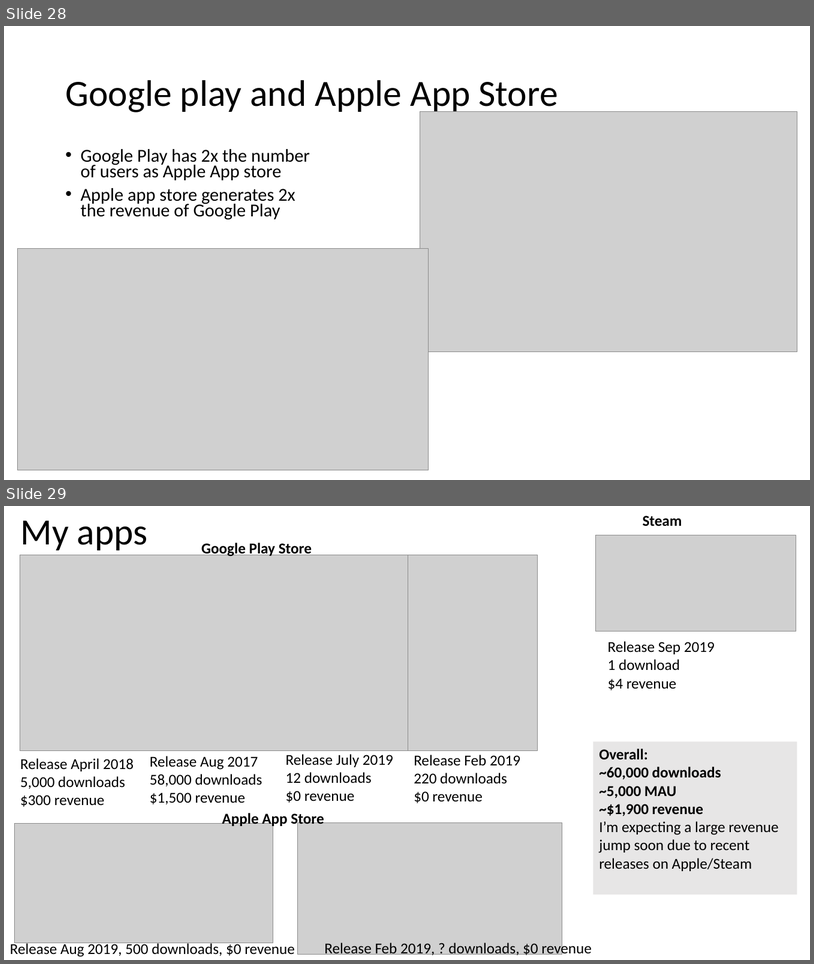
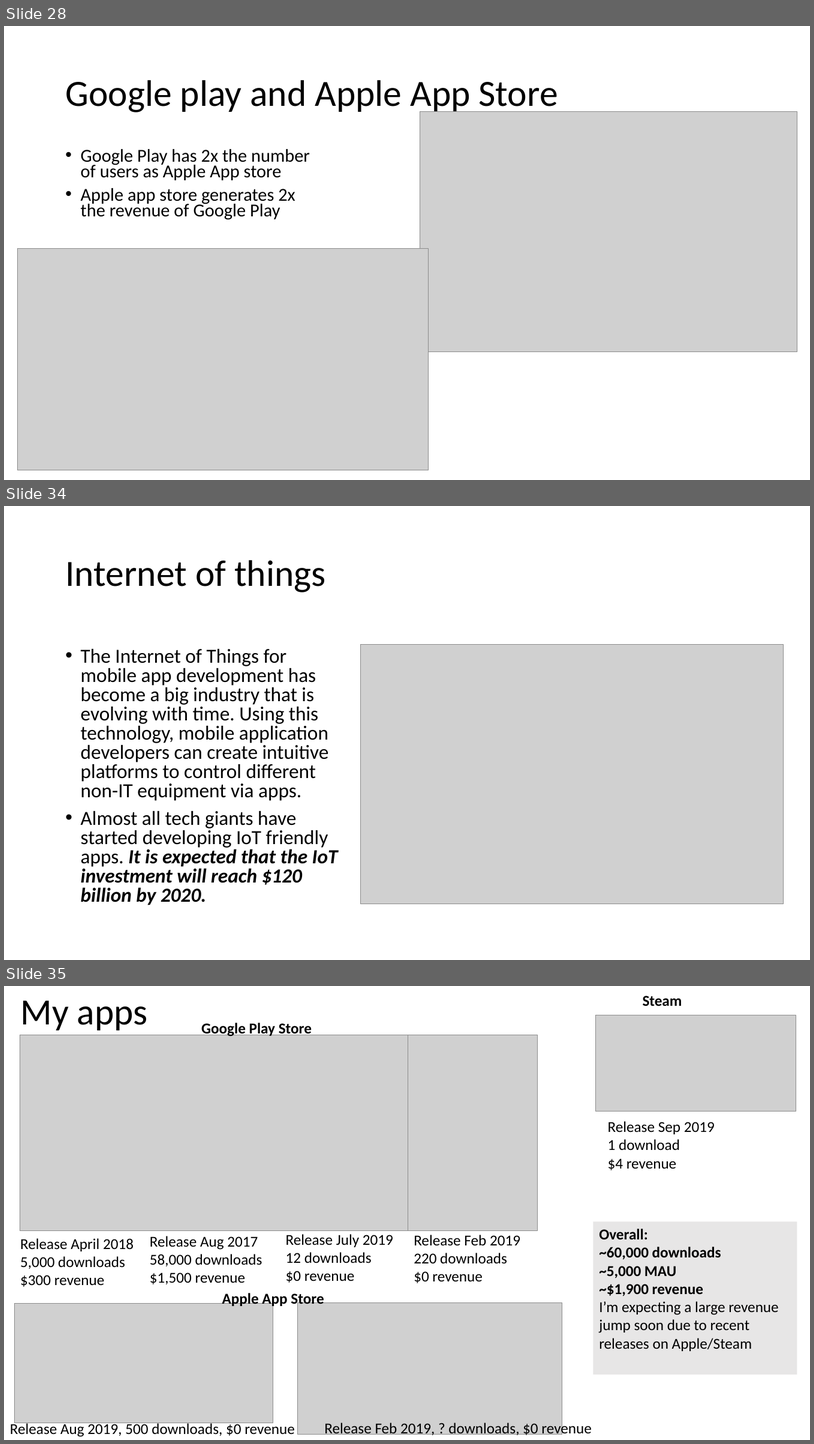
Before and after one commit to russellu/cs230, a slide deck: Lecture_First.pptx. Shown one above the other, each under a label of ours: slides 28 and 29 before the commit, slides 28, 34 and 35 after it; the slides between them are not shown. The pictures are 814x964 and 814x1444 pixels, drawn with LibreOffice and Linux fonts; fonts in the diff are those of the drawing; grey boxes stand for pictures. Boxes give left, top, right and bottom in pixels: in the first picture for what was removed or moved away, otherwise in the second. Text is boxed around its words. In the diff, an @@ line names an element or a change of style, - is before the commit and + after.

```diff
--- a/Lecture_First.pptx
+++ b/Lecture_First.pptx
@@ slide 34 added at bbox=[4, 506, 810, 960], background #FFFFFF @@
@@ title added at bbox=[65, 560, 326, 592], 44 pt, text #000000 @@
+Internet of things
@@ text added at bbox=[81, 649, 338, 905], 23.8 pt, text #000000 @@
+• The Internet of Things for mobile app development has become a big industry that is evolving with time. Using this technology, mobile application developers can create intuitive platforms to control different non-IT equipment via apps.
+• Almost all tech giants have started developing IoT friendly apps. It is expected that the IoT investment will reach $120 billion by 2020.
@@ picture added at bbox=[360, 645, 784, 903] @@
@@ what was slide 29 is now slide 35 @@
```
Also in this commit, not shown: 1 slide changed, 5 other slides added.
